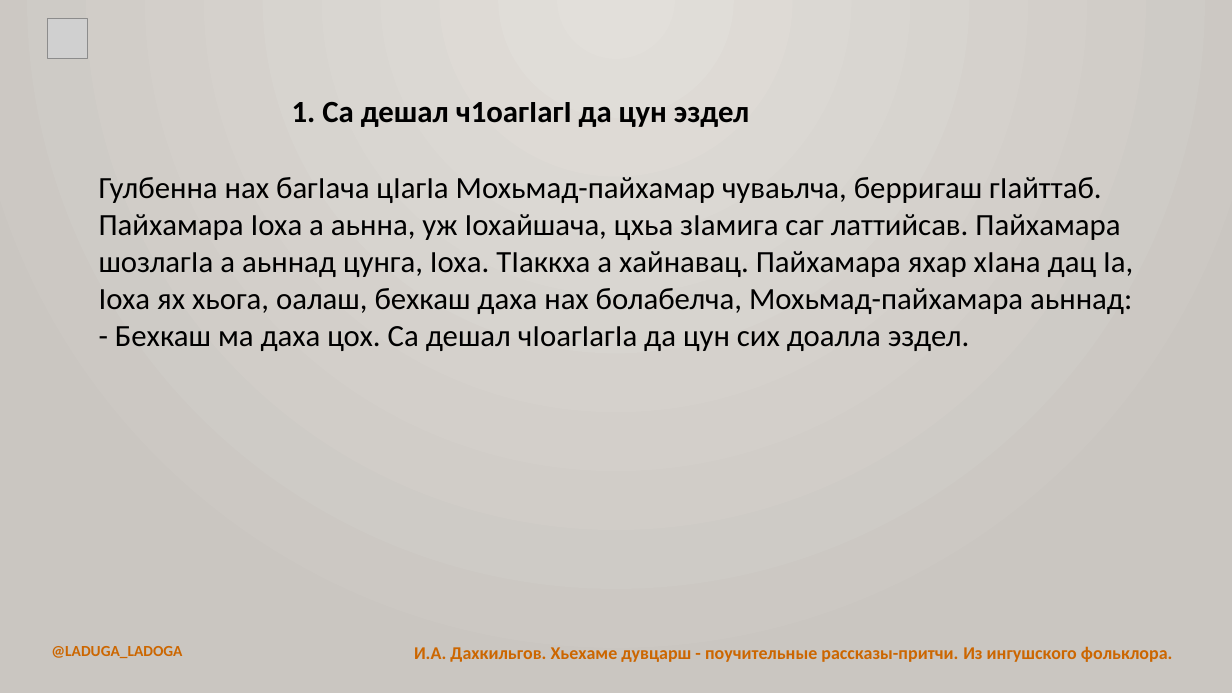
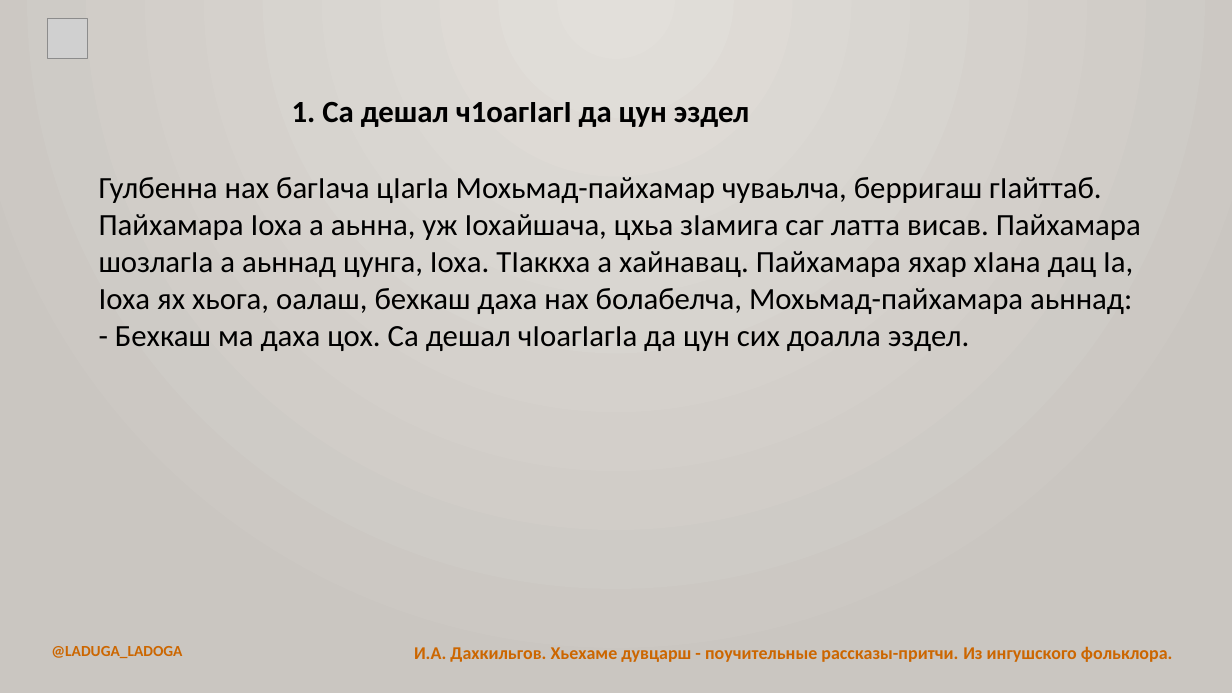
Before and after one commit to bumbari/dahkilgov, a slide deck: slide 5 of p/pptx/p_1_1.pptx. Drawn at 1232x693 pixels with LibreOffice and Linux fonts; fonts in the diff are those of the drawing; grey boxes stand for pictures. Boxes give left, top, right and bottom in pixels: in the first picture for what was removed or moved away, otherwise in the second. Text is boxed around its words. In the diff, an @@ line names an element or a change of style, - is before the commit and + after.

```diff
--- a/p/pptx/p_1_1.pptx
+++ b/p/pptx/p_1_1.pptx
@@ text at [99, 177, 1141, 314]: text changed @@
-Гулбенна нах багӀача цӀагӀа Мохьмад-пайхамар чуваьлча, берригаш гӀайттаб. Пайхамара Ӏоха а аьнна, уж Ӏохайшача, цхьа зӀамига саг латтийсав. Пайхамара шозлагӀа а аьннад цунга, Ӏоха. ТӀаккха а хайнавац. Пайхамара яхар хӀана дац Ӏа, Ӏоха ях хьога, оалаш, бехкаш даха нах болабелча, Мохьмад-пайхамара аьннад:
+Гулбенна нах багӀача цӀагӀа Мохьмад-пайхамар чуваьлча, берригаш гӀайттаб. Пайхамара Ӏоха а аьнна, уж Ӏохайшача, цхьа зӀамига саг латта висав. Пайхамара шозлагӀа а аьннад цунга, Ӏоха. ТӀаккха а хайнавац. Пайхамара яхар хӀана дац Ӏа, Ӏоха ях хьога, оалаш, бехкаш даха нах болабелча, Мохьмад-пайхамара аьннад:
```
